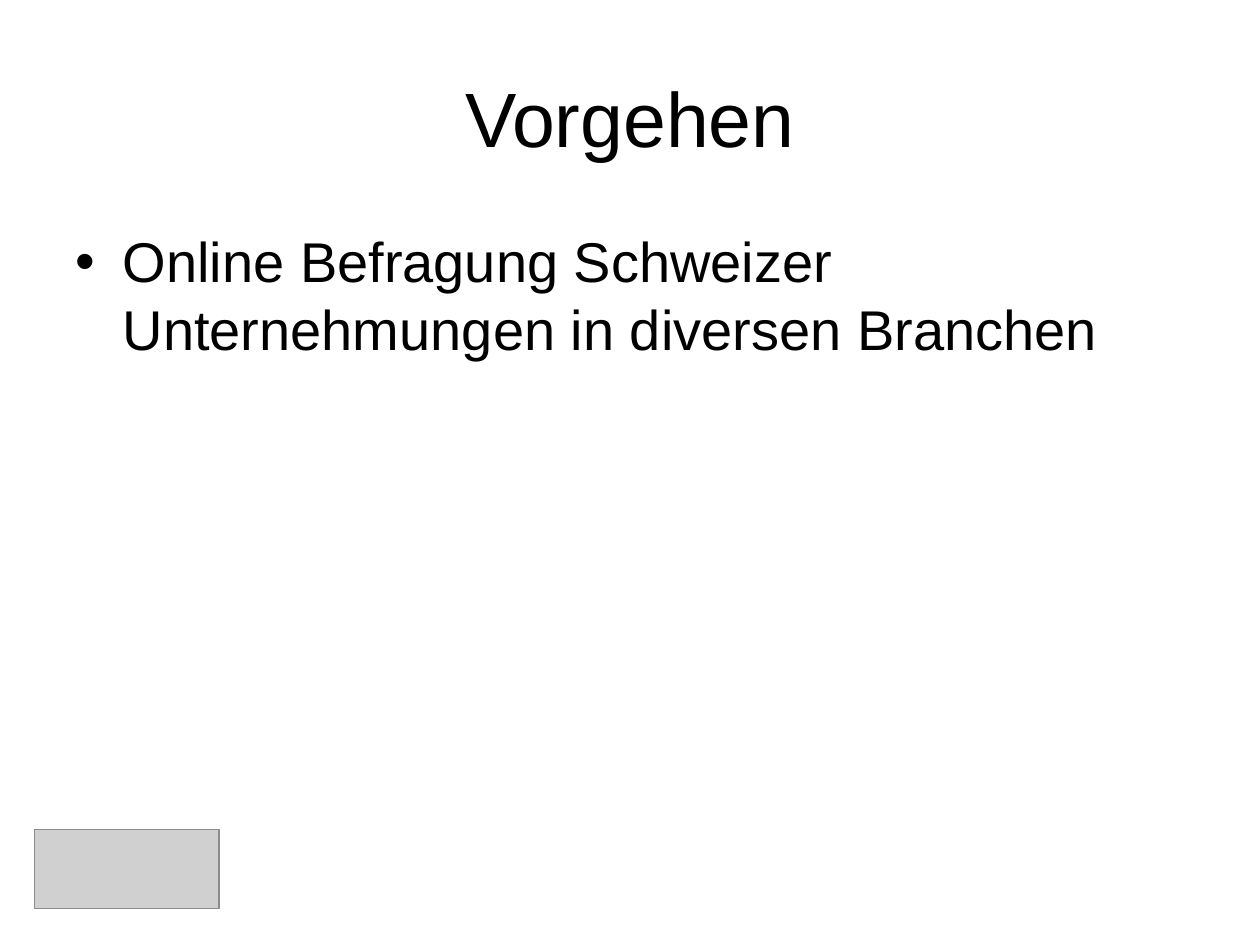
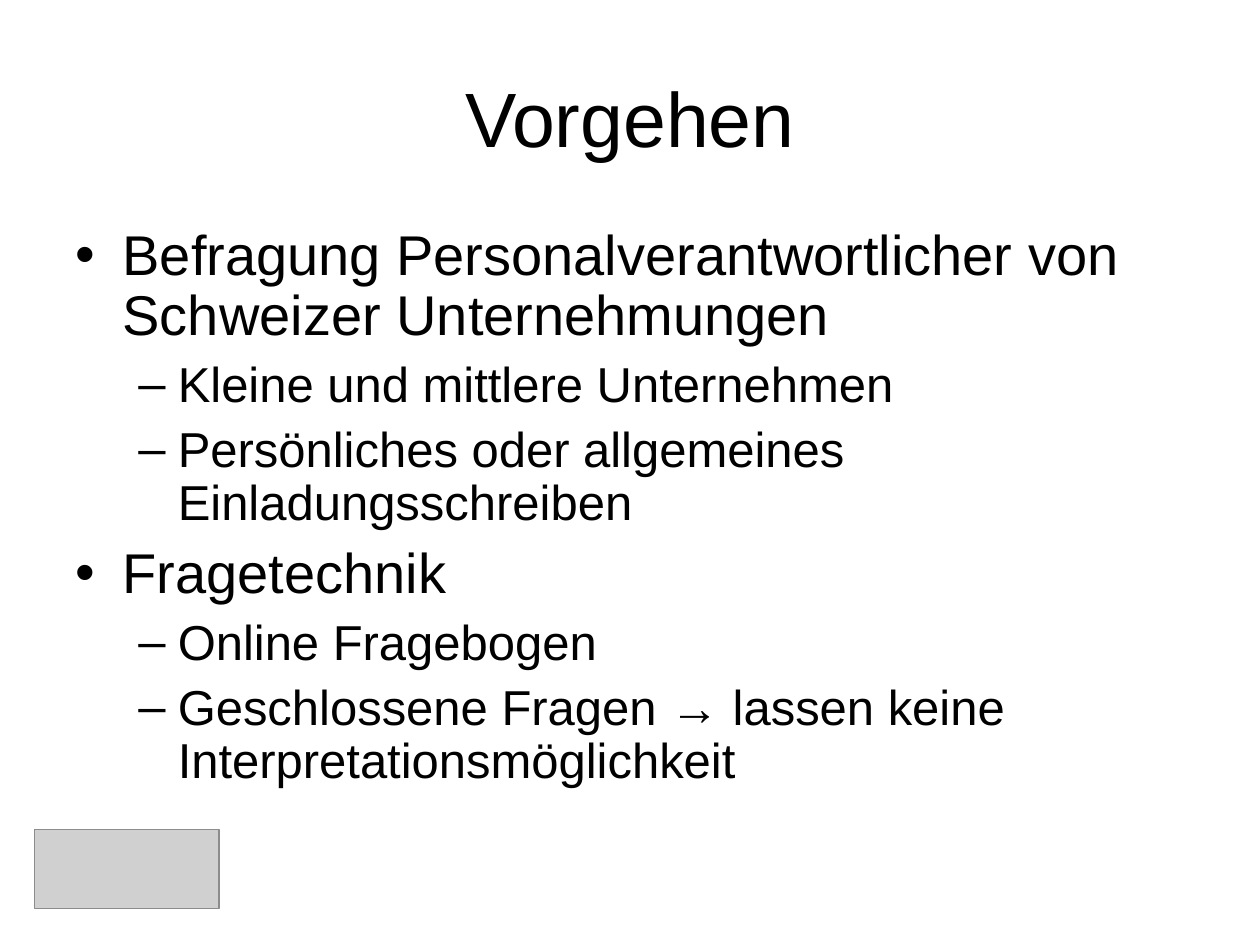
Before and after one commit to saw303/masterstudy, a slide deck: slide 9 of disposition/Präsentation.ppt. Drawn at 1260x945 pixels with LibreOffice and Linux fonts; fonts in the diff are those of the drawing; grey boxes stand for pictures. Boxes give left, top, right and bottom in pixels: in the first picture for what was removed or moved away, otherwise in the second. Text is boxed around its words. In the diff, an @@ line names an element or a change of style, - is before the commit and + after.

```diff
--- a/disposition/Präsentation.ppt
+++ b/disposition/Präsentation.ppt
@@ text at box(123, 234, 1118, 788): text changed; size 32 to 28 pt @@
-• Online Befragung Schweizer Unternehmungen in diversen Branchen
+• Befragung Personalverantwortlicher von Schweizer Unternehmungen
+  – Kleine und mittlere Unternehmen
+  – Persönliches oder allgemeines Einladungsschreiben
+• Fragetechnik
+  – Online Fragebogen
+  – Geschlossene Fragen → lassen keine Interpretationsmöglichkeit
```
Also in this commit, not shown: 1 other slide changed, 3 slides added, 1 other file.
